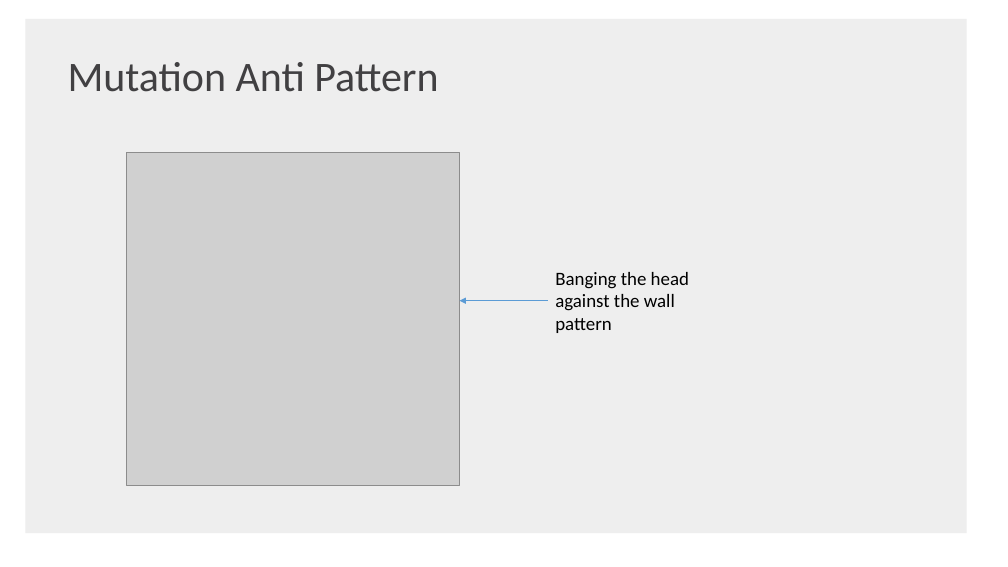
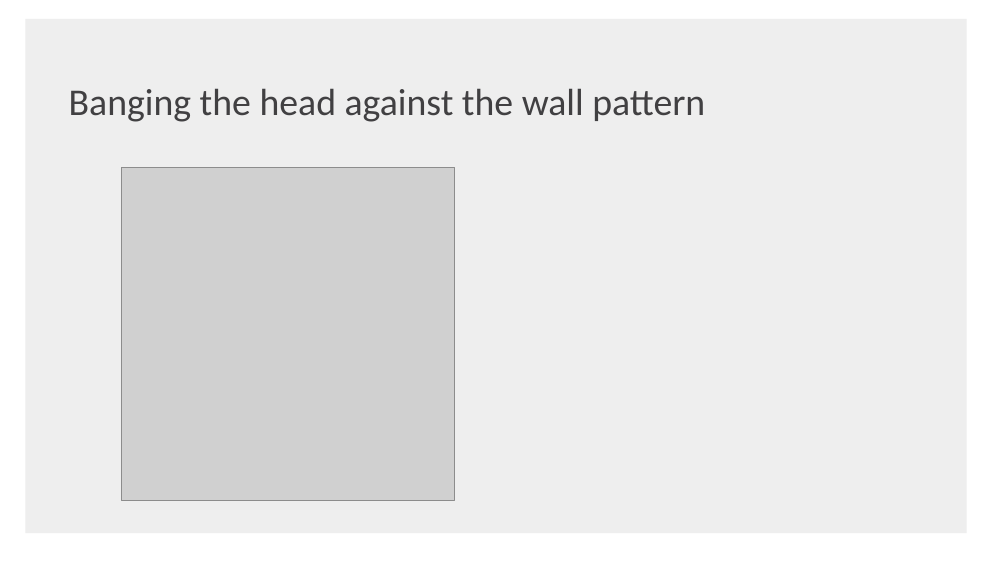
Before and after one commit to shaojie-xu-kp/Java8_lunch_learn, a slide deck: slide 39 of Java 8 & TDP.pptx (slide 38 before the commit). Drawn at 1008x567 pixels with LibreOffice and Linux fonts; fonts in the diff are those of the drawing; grey boxes stand for pictures; background and template pictures are left out. Boxes give left, top, right and bottom in pixels: in the first picture for what was removed or moved away, otherwise in the second. Text is boxed around its words. In the diff, an @@ line names an element or a change of style, - is before the commit and + after.

```diff
--- a/Java 8 & TDP.pptx
+++ b/Java 8 & TDP.pptx
@@ text at (x1=69, y1=88, x2=705, y2=122): text changed; size 40 to 36 pt @@
-Mutation Anti Pattern
+Banging the head against the wall pattern
@@ picture moved from (x1=126, y1=152, x2=460, y2=485) to (x1=122, y1=167, x2=455, y2=501) @@
@@ text removed at (x1=555, y1=272, x2=689, y2=333) @@
-Banging the head against the wall pattern
@@ arrow removed from (548, 301) to (460, 301) @@
```
Also in this commit, not shown: 8 other slides changed, 3 slides added, 4 slides removed, 2 other files.
